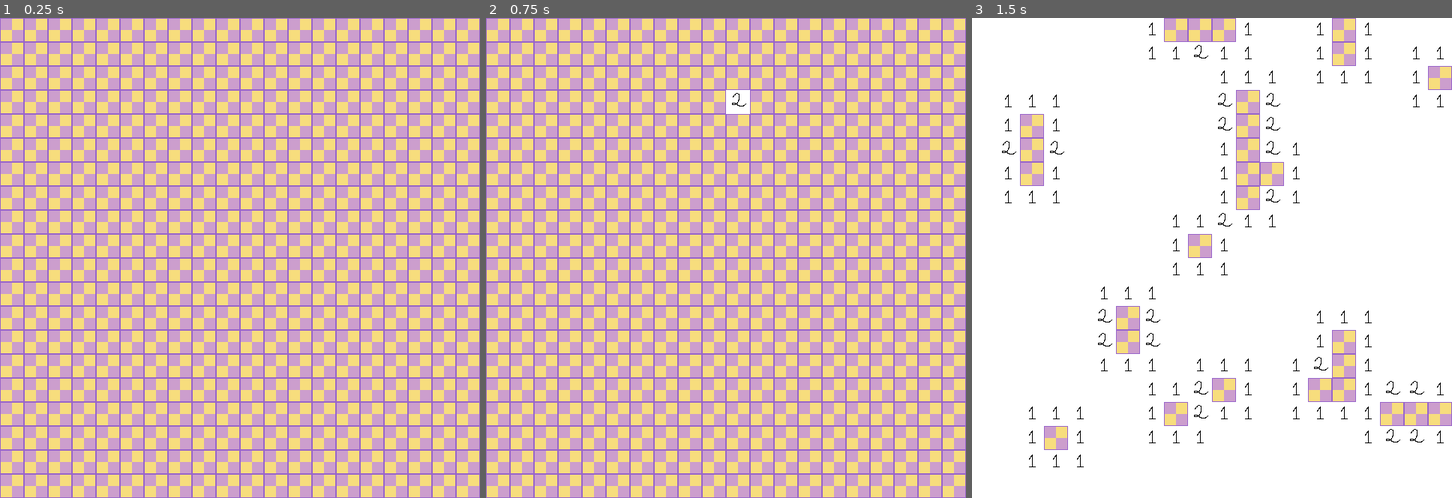
Above: before the commit, frames 1-3 (left to right).
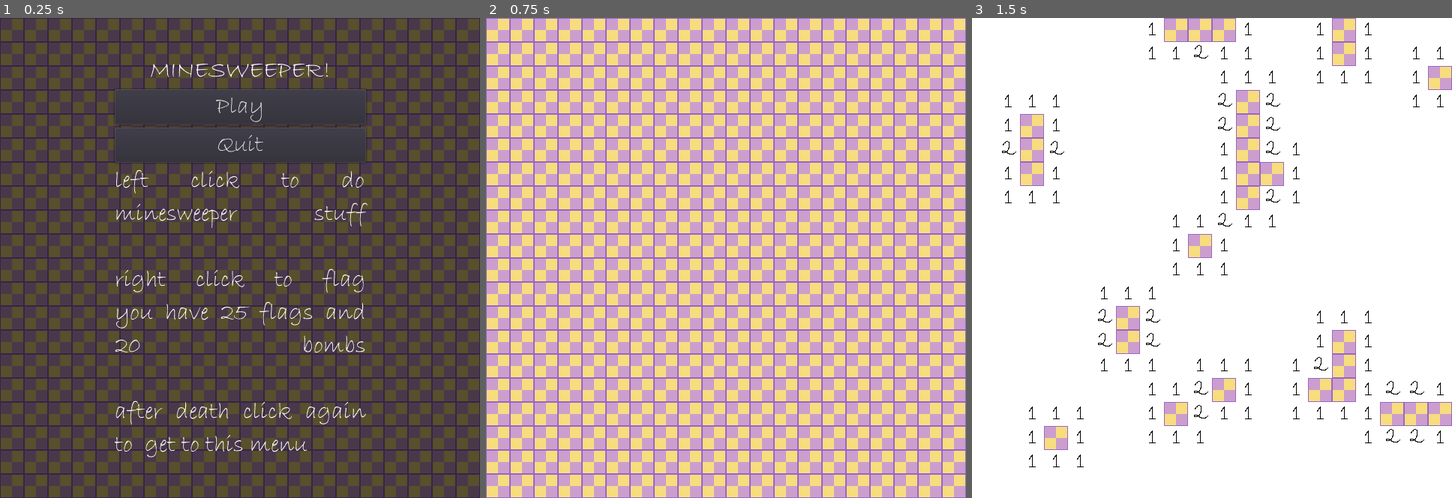
Above: after the commit, the same moments.

Repository: SakuraKat/Minesweeper
Game: Godot game, scene res://src/userInterface/TitleScreen.tscn
The game is run twice, just before and just after one commit, with the same random seed, the same clock (stepped at 60 frames per second) and the same inputs. Before the commit the project starts from res://src/main/Main.tscn.
Inputs (mouse positions are in pixels of both pictures, inside the frame that each line leads up to):
- Up to frame 1 (0.25 s): no input
- Up to frame 2 (0.75 s): click (726, 109) at 0.5 s, where only the run after the commit has a clickable "Play"
- Up to frame 3 (1.5 s): tap Enter at 1.25 s; move the mouse to (1317, 234) at 1.27 s; click (1317, 234) at 1.35 s

The runs differ from the first frame. In frame 1, 100% of the frame differs, in the area x 0-100%, y 0-100%; in frame 2, 0.2%; in frame 3, nothing differs.

Commit message:
polish

Diff:
--- /dev/null
+++ b/TitleScreen.gd
@@ -0,0 +1,14 @@
+extends Control
+
+onready var select_sound: AudioStreamPlayer = $SelectSound
+onready var select_hover_sound: AudioStreamPlayer = $SelectHoverSound
+
+func _on_PlayButton_button_up() -> void:
+	select_sound.play()
+	get_tree().change_scene("res://src/main/Main.tscn")
+
+func _on_QuitButton_button_up() -> void:
+	get_tree().quit()
+
+func _on__mouse_entered() -> void:
+	select_hover_sound.play()
--- /dev/null
+++ b/assets/new_dynamicfont.tres
@@ -0,0 +1,8 @@
+[gd_resource type="DynamicFont" load_steps=2 format=2]
+
+[ext_resource path="res://assets/BRADHITC.TTF" type="DynamicFontData" id=1]
+
+[resource]
+size = 32
+outline_color = Color( 0, 0, 0, 1 )
+font_data = ExtResource( 1 )
--- /dev/null
+++ b/assets/new_theme.tres
@@ -0,0 +1,6 @@
+[gd_resource type="Theme" load_steps=2 format=2]
+
+[ext_resource path="res://assets/new_dynamicfont.tres" type="DynamicFont" id=1]
+
+[resource]
+default_font = ExtResource( 1 )
--- a/project.godot
+++ b/project.godot
@@ -11,7 +11,7 @@
 [application]
 
 config/name="Minesweeper"
-run/main_scene="res://src/main/Main.tscn"
+run/main_scene="res://src/userInterface/TitleScreen.tscn"
 config/icon="res://icon.png"
 
 [display]
--- a/src/main/Main.gd
+++ b/src/main/Main.gd
@@ -1,6 +1,9 @@
 extends Node2D
 
 onready var tile_map: TileMap = $TileMap
+onready var flag_sound: AudioStreamPlayer = $FlagSound
+onready var explosion_sound: AudioStreamPlayer = $ExplosionSound
+onready var minesweeper_stuff_sound: AudioStreamPlayer = $MinesweeperStuffSound
 
 const IMPOSTER: int = 12
 const EXPLODED_MINE: int = 11
@@ -9,9 +12,11 @@
 var number_of_mines: int = 20
 var number_of_flags: int = -1
 var max_flags: int = 25
-var mines = []
-var mines_duplicate = []
-var numbers = []
+var mines: = []
+var mines_duplicate: = []
+var numbers: = []
+
+var game_over: bool
 
 func _ready() -> void:
 	randomize()
@@ -34,12 +39,18 @@
 func _input(_event: InputEvent) -> void:
 	var current_position: Vector2 = (get_global_mouse_position()/ 32).floor()
 
+	if game_over:
+		if Input.is_action_just_released("mouse_left_click") or Input.is_action_just_released("mouse_right_click"):
+			get_tree().change_scene("res://src/userInterface/TitleScreen.tscn")
+
 	if Input.is_action_just_released("mouse_left_click"):
 		if check_mine(current_position):
 			game_over()
 		else:
+			minesweeper_stuff_sound.play()
 			clear_adjacent_tiles(current_position)
 	if Input.is_action_just_released("mouse_right_click"):
+		flag_sound.play()
 		invert_flag(current_position)
 
 func add_mine() -> void:
@@ -97,8 +108,12 @@
 	tile_map.set_cellv(position, current_position_value)
 
 func game_over() -> void:
+	explosion_sound.play()
+
 	for mine in mines_duplicate:
 		tile_map.set_cellv(mine, EXPLODED_MINE)
 
+	game_over = true
+
 func game_won() -> void:
-	print("won")
+	game_over = true
--- a/src/main/Main.tscn
+++ b/src/main/Main.tscn
@@ -14,6 +14,9 @@
 [ext_resource path="res://assets/2.png" type="Texture" id=12]
 [ext_resource path="res://assets/3.png" type="Texture" id=13]
 [ext_resource path="res://src/main/Main.gd" type="Script" id=14]
+[ext_resource path="res://assets/MinesweeperStuff.wav" type="AudioStream" id=15]
+[ext_resource path="res://assets/Explosion.wav" type="AudioStream" id=16]
+[ext_resource path="res://assets/Flag.wav" type="AudioStream" id=17]
 
 [sub_resource type="TileSet" id=1]
 0/name = "Background.png 0"
@@ -217,3 +220,12 @@
 cell_size = Vector2( 32, 32 )
 format = 1
 tile_data = PoolIntArray( 0, 0, 0, 1, 0, 0, 2, 0, 0, 3, 0, 0, 4, 0, 0, 5, 0, 0, 6, 0, 0, 7, 0, 0, 8, 0, 0, 9, 0, 0, 10, …(5477 unchanged characters)…
+
+[node name="FlagSound" type="AudioStreamPlayer" parent="."]
+stream = ExtResource( 17 )
+
+[node name="ExplosionSound" type="AudioStreamPlayer" parent="."]
+stream = ExtResource( 16 )
+
+[node name="MinesweeperStuffSound" type="AudioStreamPlayer" parent="."]
+stream = ExtResource( 15 )
--- /dev/null
+++ b/src/userInterface/TitleScreen.tscn
@@ -0,0 +1,92 @@
+[gd_scene load_steps=6 format=2]
+
+[ext_resource path="res://assets/Background.png" type="Texture" id=1]
+[ext_resource path="res://TitleScreen.gd" type="Script" id=2]
+[ext_resource path="res://assets/new_theme.tres" type="Theme" id=3]
+[ext_resource path="res://assets/Select.wav" type="AudioStream" id=4]
+[ext_resource path="res://assets/SelectHover.wav" type="AudioStream" id=5]
+
+[node name="TitleScreen" type="Control"]
+anchor_right = 1.0
+anchor_bottom = 1.0
+theme = ExtResource( 3 )
+script = ExtResource( 2 )
+__meta__ = {
+"_edit_use_anchors_": false
+}
+
+[node name="TextureRect" type="TextureRect" parent="."]
+anchor_right = 1.0
+anchor_bottom = 1.0
+texture = ExtResource( 1 )
+stretch_mode = 2
+__meta__ = {
+"_edit_use_anchors_": false
+}
+
+[node name="ColorRect" type="ColorRect" parent="."]
+anchor_right = 1.0
+anchor_bottom = 1.0
+color = Color( 0, 0, 0, 0.643137 )
+__meta__ = {
+"_edit_use_anchors_": false
+}
+
+[node name="VBoxContainer" type="VBoxContainer" parent="."]
+anchor_left = 0.5
+anchor_top = 0.5
+anchor_right = 0.5
+anchor_bottom = 0.5
+margin_left = -167.5
+margin_top = -320.0
+margin_right = 167.5
+margin_bottom = 320.0
+alignment = 1
+__meta__ = {
+"_edit_use_anchors_": false
+}
+
+[node name="Title" type="Label" parent="VBoxContainer"]
+margin_top = 50.0
+margin_right = 335.0
+margin_bottom = 91.0
+text = "Minesweeper!"
+align = 1
+valign = 1
+uppercase = true
+
+[node name="PlayButton" type="Button" parent="VBoxContainer"]
+margin_top = 95.0
+margin_right = 335.0
+margin_bottom = 142.0
+text = "Play"
+
+[node name="QuitButton" type="Button" parent="VBoxContainer"]
+margin_top = 146.0
+margin_right = 335.0
+margin_bottom = 193.0
+text = "Quit"
+
+[node name="Instructions" type="Label" parent="VBoxContainer"]
+margin_top = 197.0
+margin_right = 335.0
+margin_bottom = 590.0
+text = "left click to do minesweeper stuff
+
+right click to flag
+you have 25 flags and 20 bombs
+
+after death click again to  get to this menu"
+align = 3
+autowrap = true
+
+[node name="SelectSound" type="AudioStreamPlayer" parent="."]
+stream = ExtResource( 4 )
+
+[node name="SelectHoverSound" type="AudioStreamPlayer" parent="."]
+stream = ExtResource( 5 )
+
+[connection signal="button_up" from="VBoxContainer/PlayButton" to="." method="_on_PlayButton_button_up"]
+[connection signal="mouse_entered" from="VBoxContainer/PlayButton" to="." method="_on__mouse_entered"]
+[connection signal="button_up" from="VBoxContainer/QuitButton" to="." method="_on_QuitButton_button_up"]
+[connection signal="mouse_entered" from="VBoxContainer/QuitButton" to="." method="_on__mouse_entered"]
Binary file added: assets/BRADHITC.TTF
Not shown, added: assets/Explosion.wav.import
Not shown, added: assets/Flag.wav.import
Not shown, added: assets/MinesweeperStuff.wav.import
Not shown, added: assets/Select.wav.import
Not shown, added: assets/SelectHover.wav.import
Not shown: 1 places in src/main/Main.tscn that only renumber resources
Not shown, added: assets/Explosion.wav
Not shown, added: assets/Flag.wav
Not shown, added: assets/MinesweeperStuff.wav
Not shown, added: assets/Select.wav
Not shown, added: assets/SelectHover.wav
